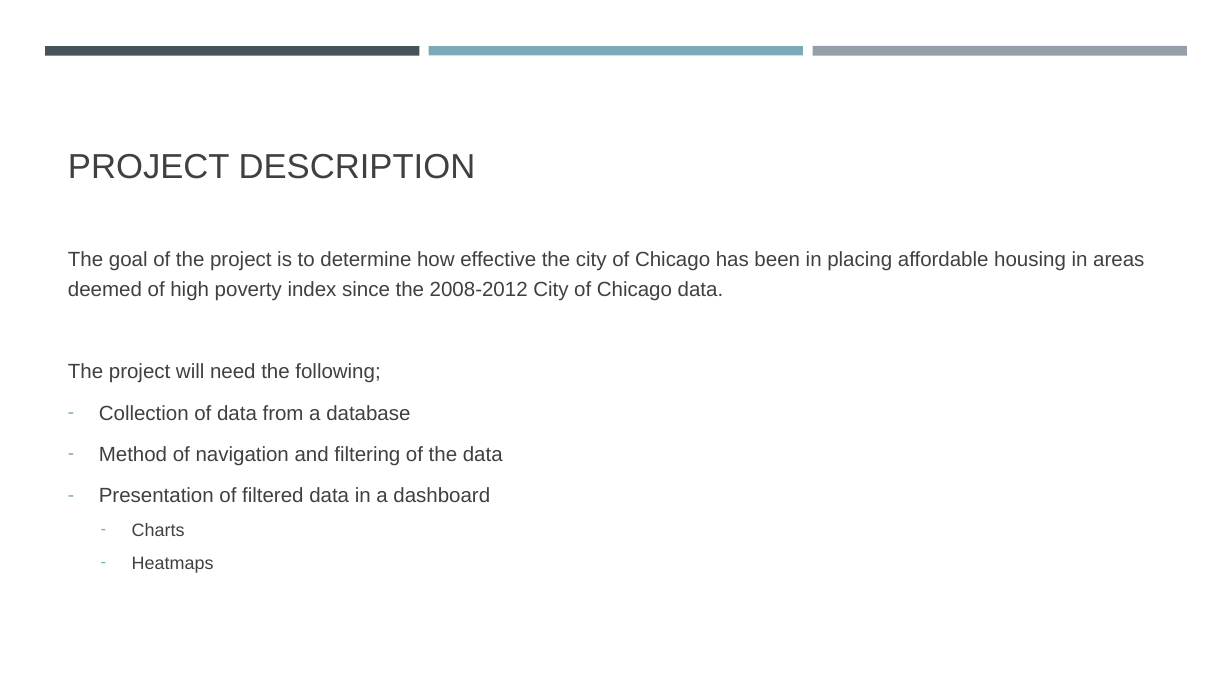
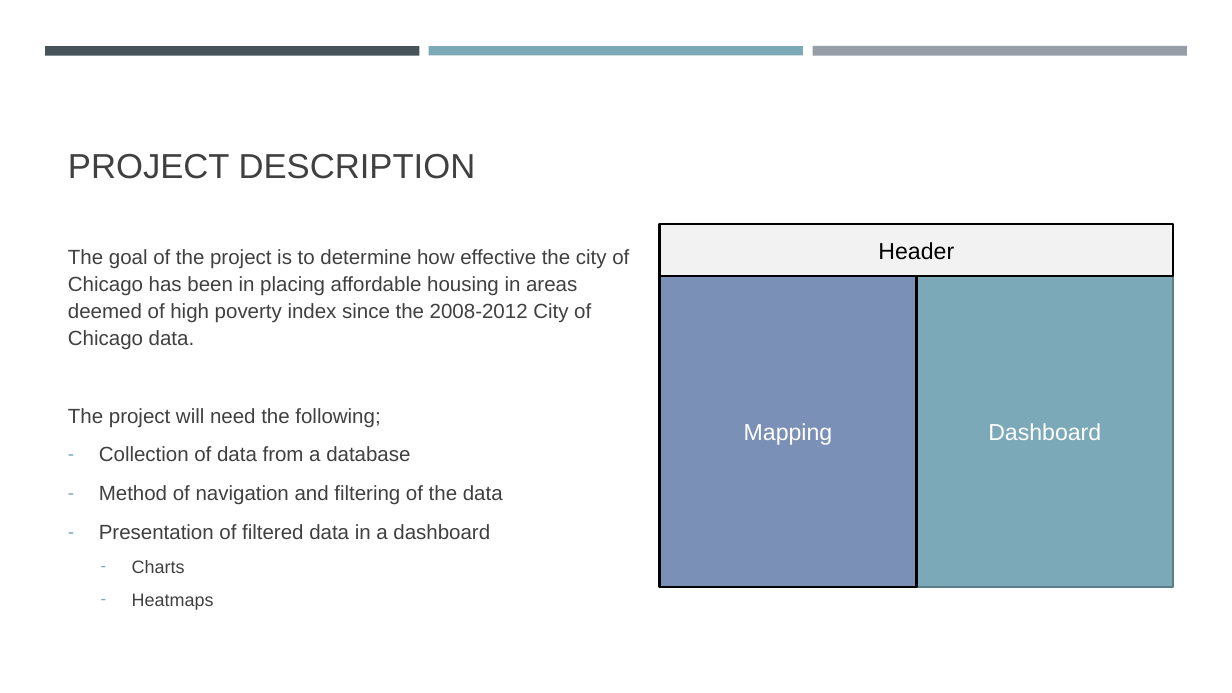
Before and after one commit to rmsreis/Poverty-Housing-Chicago, a slide deck: slide 2 of Planning/Project-Log.pptx. Drawn at 1232x693 pixels with LibreOffice and Linux fonts; fonts in the diff are those of the drawing. Boxes give left, top, right and bottom in pixels: in the first picture for what was removed or moved away, otherwise in the second. Text is boxed around its words. In the diff, an @@ line names an element or a change of style, - is before the commit and + after.

Commit message:
done

```diff
--- a/Planning/Project-Log.pptx
+++ b/Planning/Project-Log.pptx
@@ rectangle added at [660, 225, 1174, 276], fill #F2F2F2, outline #000000 1.75 pt, 18 pt, text #000000 @@
+Header
@@ text at [68, 249, 629, 539]: line spacing 1.2 to 1.1 @@
@@ rectangle added at [660, 276, 917, 587], fill #7B90B6, outline #000000 1.75 pt, 18 pt, text #FFFFFF @@
+Mapping
@@ rectangle added at [917, 276, 1174, 587], fill #7BA9B8, outline #5B7D88 1.75 pt, 18 pt, text #FFFFFF @@
+Dashboard
```
Also in this commit, not shown: 1 other slide changed, 3 slides added.
